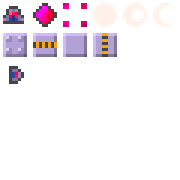
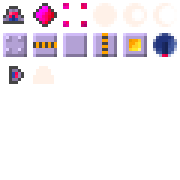
Layer changes from the first 180x180 image to the second:
painted on "Sprites" over [33, 33, 177, 84]
